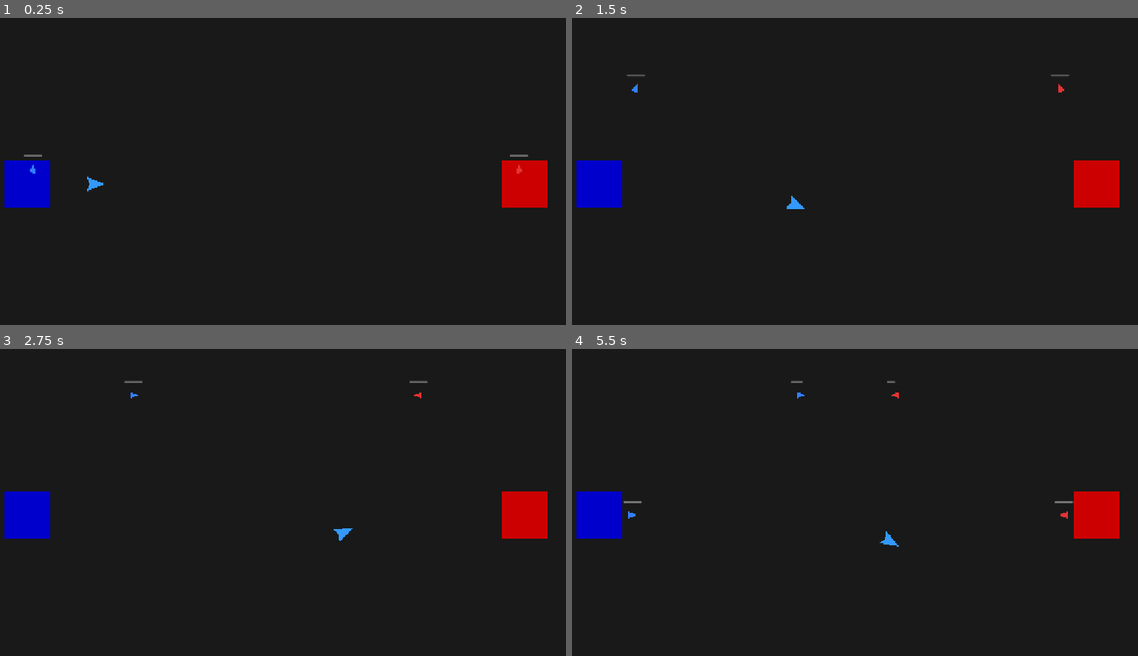
Above: before the commit, frames 1-4 (two rows, left to right).
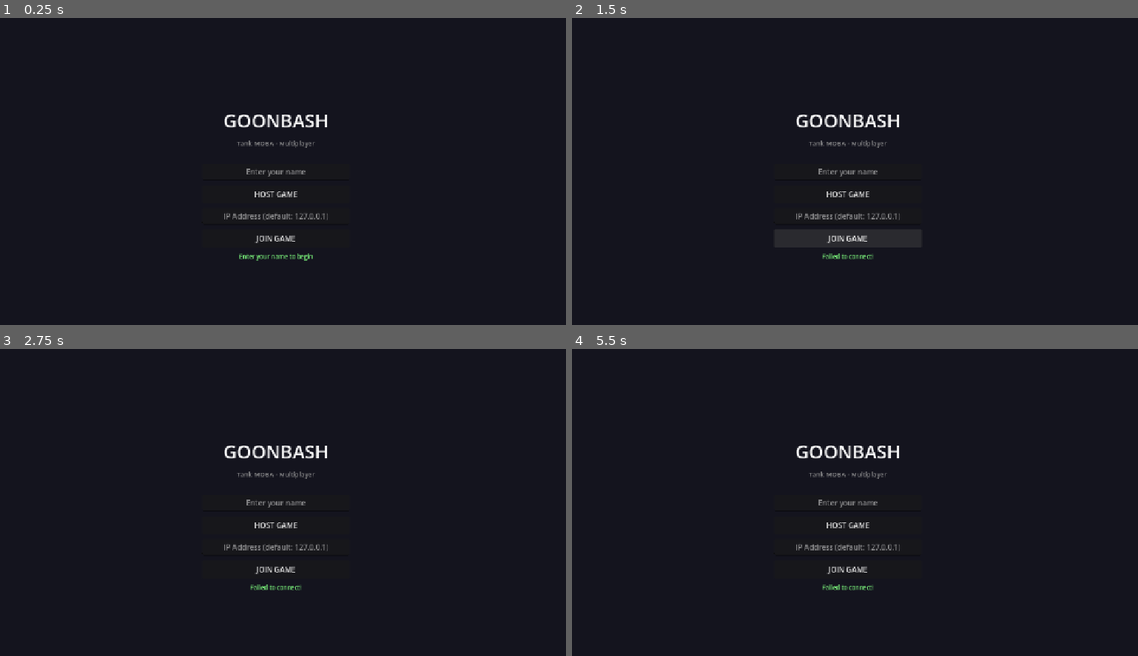
Above: after the commit, the same moments.

Repository: kfred123/goonbash
Game: Godot game, scene res://scenes/Lobby.tscn
The game is run twice, just before and just after one commit, with the same random seed, the same clock (stepped at 60 frames per second) and the same inputs. Before the commit the project starts from res://scenes/MainMap.tscn.
Inputs (mouse positions are in pixels of both pictures, inside the frame that each line leads up to):
- Up to frame 1 (0.25 s): no input
- Up to frame 2 (1.5 s): click (849, 192) at 0.5 s, where only the run after the commit has a clickable "HOST GAME"; click (849, 239) at 1.25 s, where only the run after the commit has a clickable "JOIN GAME"
- Up to frame 3 (2.75 s): move the mouse to (407, 499) at 2.02 s; click (407, 499) at 2.17 s
- Up to frame 4 (5.5 s): move the mouse to (730, 530) at 2.77 s; click (730, 530) at 2.92 s; move the mouse to (905, 441) at 3.52 s; click (905, 441) at 3.67 s; move the mouse to (821, 582) at 4.27 s; click (821, 582) at 4.42 s; move the mouse to (1024, 563) at 5.02 s; click (1024, 563) at 5.17 s

The runs differ from the first frame. In frame 1, 3.8% of the frame differs, in the area x 0-97%, y 31-80%; in frame 2, 3.8%; in frame 3, 3.8%; in frame 4, 3.9%, in the area x 0-97%, y 10-79%.

Commit message:
Multiplayer

Diff:
--- a/project.godot
+++ b/project.godot
@@ -15,12 +15,13 @@
 [application]
 
 config/name="GoonBash"
-run/main_scene="res://scenes/MainMap.tscn"
-config/features=PackedStringArray("4.3", "Forward Plus")
+run/main_scene="res://scenes/Lobby.tscn"
+config/features=PackedStringArray("4.6", "Forward Plus")
 
 [autoload]
 
 ResourceManager="*res://scripts/ResourceManager.gd"
+NetworkManager="*res://scripts/NetworkManager.gd"
 
 [display]
 
--- /dev/null
+++ b/scenes/Lobby.tscn
@@ -0,0 +1,182 @@
+[gd_scene load_steps=2 format=3]
+
+[ext_resource type="Script" path="res://scripts/Lobby.gd" id="1"]
+
+[node name="Lobby" type="Control"]
+layout_mode = 3
+anchors_preset = 15
+anchor_right = 1.0
+anchor_bottom = 1.0
+grow_horizontal = 2
+grow_vertical = 2
+script = ExtResource("1")
+
+[node name="Background" type="ColorRect" parent="."]
+layout_mode = 1
+anchors_preset = 15
+anchor_right = 1.0
+anchor_bottom = 1.0
+color = Color(0.08, 0.08, 0.12, 1)
+
+[node name="ConnectScreen" type="VBoxContainer" parent="."]
+layout_mode = 1
+anchors_preset = 8
+anchor_left = 0.5
+anchor_top = 0.5
+anchor_right = 0.5
+anchor_bottom = 0.5
+offset_left = -160.0
+offset_top = -160.0
+offset_right = 160.0
+offset_bottom = 160.0
+grow_horizontal = 2
+grow_vertical = 2
+theme_override_constants/separation = 12
+
+[node name="Title" type="Label" parent="ConnectScreen"]
+layout_mode = 2
+theme_override_font_sizes/font_size = 40
+text = "GOONBASH"
+horizontal_alignment = 1
+
+[node name="Subtitle" type="Label" parent="ConnectScreen"]
+layout_mode = 2
+theme_override_font_sizes/font_size = 14
+text = "Tank MOBA - Multiplayer"
+horizontal_alignment = 1
+modulate = Color(0.6, 0.6, 0.6, 1)
+
+[node name="Spacer1" type="Control" parent="ConnectScreen"]
+layout_mode = 2
+custom_minimum_size = Vector2(0, 10)
+
+[node name="VBox" type="VBoxContainer" parent="ConnectScreen"]
+layout_mode = 2
+theme_override_constants/separation = 10
+
+[node name="NameInput" type="LineEdit" parent="ConnectScreen/VBox"]
+layout_mode = 2
+custom_minimum_size = Vector2(0, 36)
+placeholder_text = "Enter your name"
+alignment = 1
+
+[node name="HostButton" type="Button" parent="ConnectScreen/VBox"]
+layout_mode = 2
+custom_minimum_size = Vector2(0, 40)
+text = "HOST GAME"
+
+[node name="IPInput" type="LineEdit" parent="ConnectScreen/VBox"]
+layout_mode = 2
+custom_minimum_size = Vector2(0, 36)
+placeholder_text = "IP Address (default: 127.0.0.1)"
+alignment = 1
+
+[node name="JoinButton" type="Button" parent="ConnectScreen/VBox"]
+layout_mode = 2
+custom_minimum_size = Vector2(0, 40)
+text = "JOIN GAME"
+
+[node name="StatusLabel" type="Label" parent="ConnectScreen/VBox"]
+layout_mode = 2
+theme_override_font_sizes/font_size = 13
+text = "Enter your name to begin"
+horizontal_alignment = 1
+modulate = Color(0.5, 1, 0.5, 1)
+
+[node name="LobbyScreen" type="VBoxContainer" parent="."]
+visible = false
+layout_mode = 1
+anchors_preset = 15
+anchor_right = 1.0
+anchor_bottom = 1.0
+offset_left = 40.0
+offset_top = 20.0
+offset_right = -40.0
+offset_bottom = -20.0
+grow_horizontal = 2
+grow_vertical = 2
+theme_override_constants/separation = 16
+
+[node name="LobbyTitle" type="Label" parent="LobbyScreen"]
+layout_mode = 2
+theme_override_font_sizes/font_size = 28
+text = "TEAM SELECT"
+horizontal_alignment = 1
+
+[node name="Teams" type="HBoxContainer" parent="LobbyScreen"]
+layout_mode = 2
+size_flags_vertical = 3
+theme_override_constants/separation = 20
+
+[node name="BluePanel" type="PanelContainer" parent="LobbyScreen/Teams"]
+layout_mode = 2
+size_flags_horizontal = 3
+
+[node name="BlueVBox" type="VBoxContainer" parent="LobbyScreen/Teams/BluePanel"]
+layout_mode = 2
+theme_override_constants/separation = 8
+
+[node name="BlueTitle" type="Label" parent="LobbyScreen/Teams/BluePanel/BlueVBox"]
+layout_mode = 2
+theme_override_font_sizes/font_size = 22
+text = "BLUE TEAM"
+horizontal_alignment = 1
+modulate = Color(0.3, 0.6, 1, 1)
+
+[node name="BlueSep" type="HSeparator" parent="LobbyScreen/Teams/BluePanel/BlueVBox"]
+layout_mode = 2
+
+[node name="BlueList" type="VBoxContainer" parent="LobbyScreen/Teams/BluePanel/BlueVBox"]
+layout_mode = 2
+size_flags_vertical = 3
+theme_override_constants/separation = 6
+
+[node name="RedPanel" type="PanelContainer" parent="LobbyScreen/Teams"]
+layout_mode = 2
+size_flags_horizontal = 3
+
+[node name="RedVBox" type="VBoxContainer" parent="LobbyScreen/Teams/RedPanel"]
+layout_mode = 2
+theme_override_constants/separation = 8
+
+[node name="RedTitle" type="Label" parent="LobbyScreen/Teams/RedPanel/RedVBox"]
+layout_mode = 2
+theme_override_font_sizes/font_size = 22
+text = "RED TEAM"
+horizontal_alignment = 1
+modulate = Color(1, 0.3, 0.3, 1)
+
+[node name="RedSep" type="HSeparator" parent="LobbyScreen/Teams/RedPanel/RedVBox"]
+layout_mode = 2
+
+[node name="RedList" type="VBoxContainer" parent="LobbyScreen/Teams/RedPanel/RedVBox"]
+layout_mode = 2
+size_flags_vertical = 3
+theme_override_constants/separation = 6
+
+[node name="Buttons" type="HBoxContainer" parent="LobbyScreen"]
+layout_mode = 2
+alignment = 1
+theme_override_constants/separation = 20
+
+[node name="JoinBlueButton" type="Button" parent="LobbyScreen/Buttons"]
+layout_mode = 2
+custom_minimum_size = Vector2(140, 40)
+text = "JOIN BLUE"
+
+[node name="JoinRedButton" type="Button" parent="LobbyScreen/Buttons"]
+layout_mode = 2
+custom_minimum_size = Vector2(140, 40)
+text = "JOIN RED"
+
+[node name="StartButton" type="Button" parent="LobbyScreen/Buttons"]
+layout_mode = 2
+custom_minimum_size = Vector2(160, 40)
+text = "START GAME"
+
+[node name="LobbyStatus" type="Label" parent="LobbyScreen"]
+layout_mode = 2
+theme_override_font_sizes/font_size = 14
+text = "Waiting for players..."
+horizontal_alignment = 1
+modulate = Color(0.7, 0.7, 0.7, 1)
--- a/scenes/MainMap.tscn
+++ b/scenes/MainMap.tscn
@@ -1,7 +1,7 @@
 [gd_scene load_steps=7 format=3]
 
-[ext_resource type="PackedScene" path="res://scenes/PlayerTank.tscn" id="1_tank"]
 [ext_resource type="PackedScene" path="res://scenes/Base.tscn" id="2_base"]
+[ext_resource type="Script" path="res://scripts/MainMap.gd" id="3_script"]
 
 [sub_resource type="NavigationPolygon" id="NavigationPolygon_1"]
 vertices = PackedVector2Array(0, 0, 1280, 0, 1280, 720, 0, 720)
@@ -28,6 +28,7 @@
 point_count = 4
 
 [node name="MainMap" type="Node2D"]
+script = ExtResource("3_script")
 
 [node name="Camera2D" type="Camera2D" parent="."]
 position = Vector2(640, 360)
@@ -59,6 +60,3 @@
 [node name="EnemyBase" parent="." instance=ExtResource("2_base")]
 position = Vector2(1180, 360)
 team = "red"
-
-[node name="PlayerTank" parent="." instance=ExtResource("1_tank")]
-position = Vector2(250, 360)
--- a/scripts/BaseLogic.gd
+++ b/scripts/BaseLogic.gd
@@ -16,14 +16,19 @@
 		add_to_group("player_base")
 		$Polygon2D.color = Color(0, 0, 0.8)
 
-	# Spawn first minion once the tree is fully ready
-	call_deferred("_on_spawn_timer_timeout")
+	# Only the server spawns minions
+	if not multiplayer.has_multiplayer_peer() or multiplayer.is_server():
+		call_deferred("_on_spawn_timer_timeout")
 
-	var timer = Timer.new()
-	timer.wait_time = spawn_rate
-	timer.autostart = true
-	timer.timeout.connect(_on_spawn_timer_timeout)
-	add_child(timer)
+	# Only the server runs the spawn timer
+	if not multiplayer.has_multiplayer_peer() or multiplayer.is_server():
+		var timer = Timer.new()
+		timer.wait_time = spawn_rate
+		timer.autostart = true
+		timer.timeout.connect(_on_spawn_timer_timeout)
+		add_child(timer)
+
+var _spawn_counter: int = 0
 
 func _on_spawn_timer_timeout():
 	var scene = ResourceManager.minion_scene
@@ -36,17 +41,37 @@
 		print("[%s] ERROR: No lanes found in group 'lanes'" % team)
 		return
 
-	var chosen_lane = lanes[lane_index % lanes.size()]
+	var chosen_lane_index = lane_index % lanes.size()
 	lane_index += 1
+	_spawn_counter += 1
 
+	var minion_name = "%s_minion_%d" % [team, _spawn_counter]
+
+	# Spawn locally (server)
+	_do_spawn_minion(minion_name, chosen_lane_index, team, global_position)
+
+	# Spawn on all clients
+	if multiplayer.has_multiplayer_peer():
+		_rpc_spawn_minion.rpc(minion_name, chosen_lane_index, team, global_position)
+
+@rpc("authority", "reliable")
+func _rpc_spawn_minion(minion_name: String, lane_idx: int, minion_team: String, spawn_pos: Vector2):
+	_do_spawn_minion(minion_name, lane_idx, minion_team, spawn_pos)
+
+func _do_spawn_minion(minion_name: String, lane_idx: int, minion_team: String, spawn_pos: Vector2):
+	var scene = ResourceManager.minion_scene
+	if not scene:
+		return
+
+	var lanes = get_tree().get_nodes_in_group("lanes")
+	if lane_idx >= lanes.size():
+		return
+
+	var chosen_lane = lanes[lane_idx]
 	var minion = scene.instantiate()
-	minion.global_position = global_position
-
-	# Reverse the lane points if it's the enemy team (red)
-	# For simplicity, we'll just pass the lane and the minion will handle it
-	# Based on team, they either follow path forwards or backwards
-	minion.setup_lane(chosen_lane, team)
-
+	minion.name = minion_name
+	minion.global_position = spawn_pos
+	minion.setup_lane(chosen_lane, minion_team)
 	get_parent().add_child(minion)
 
 func take_damage(amount: float):
--- /dev/null
+++ b/scripts/Lobby.gd
@@ -0,0 +1,117 @@
+extends Control
+
+# --- Connect Screen ---
+@onready var connect_screen = $ConnectScreen
+@onready var name_input = $ConnectScreen/VBox/NameInput
+@onready var host_button = $ConnectScreen/VBox/HostButton
+@onready var ip_input = $ConnectScreen/VBox/IPInput
+@onready var join_button = $ConnectScreen/VBox/JoinButton
+@onready var connect_status = $ConnectScreen/VBox/StatusLabel
+
+# --- Team Lobby Screen ---
+@onready var lobby_screen = $LobbyScreen
+@onready var blue_list = $LobbyScreen/Teams/BluePanel/BlueVBox/BlueList
+@onready var red_list = $LobbyScreen/Teams/RedPanel/RedVBox/RedList
+@onready var join_blue_btn = $LobbyScreen/Buttons/JoinBlueButton
+@onready var join_red_btn = $LobbyScreen/Buttons/JoinRedButton
+@onready var start_button = $LobbyScreen/Buttons/StartButton
+@onready var lobby_status = $LobbyScreen/LobbyStatus
+
+func _ready():
+	lobby_screen.visible = false
+	connect_screen.visible = true
+
+	host_button.pressed.connect(_on_host_pressed)
+	join_button.pressed.connect(_on_join_pressed)
+	join_blue_btn.pressed.connect(_on_join_blue)
+	join_red_btn.pressed.connect(_on_join_red)
+	start_button.pressed.connect(_on_start_pressed)
+
+	NetworkManager.connection_succeeded.connect(_on_connection_succeeded)
+	NetworkManager.connection_failed.connect(_on_connection_failed)
+	NetworkManager.player_list_changed.connect(_update_player_lists)
+
+func _get_player_name() -> String:
+	var n = name_input.text.strip_edges()
+	if n == "":
+		n = "Player_%d" % randi_range(100, 999)
+	return n
+
+# --- Connect Screen ---
+
+func _on_host_pressed():
+	var pname = _get_player_name()
+	connect_status.text = "Starting server as %s..." % pname
+	if NetworkManager.host_game(pname):
+		_show_lobby()
+	else:
+		connect_status.text = "Failed to start server!"
+
+func _on_join_pressed():
+	var pname = _get_player_name()
+	var ip = ip_input.text.strip_edges()
+	if ip == "":
+		ip = "127.0.0.1"
+	connect_status.text = "Connecting to %s..." % ip
+	if not NetworkManager.join_game(ip, pname):
+		connect_status.text = "Failed to connect!"
+
+func _on_connection_succeeded():
+	_show_lobby()
+
+func _on_connection_failed():
+	connect_status.text = "Connection failed! Try again."
+
+# --- Team Lobby ---
+
+func _show_lobby():
+	connect_screen.visible = false
+	lobby_screen.visible = true
+	start_button.visible = NetworkManager.is_host()
+	_update_player_lists()
+
+func _update_player_lists():
+	# Clear lists
+	for child in blue_list.get_children():
+		child.queue_free()
+	for child in red_list.get_children():
+		child.queue_free()
+
+	var blue_players = NetworkManager.get_team_players("blue")
+	var red_players = NetworkManager.get_team_players("red")
+
+	for p in blue_players:
+		var label = Label.new()
+		label.text = p["name"]
+		label.horizontal_alignment = HORIZONTAL_ALIGNMENT_CENTER
+		if p["id"] == multiplayer.get_unique_id():
+			label.text += " (You)"
+			label.add_theme_color_override("font_color", Color(0.4, 0.8, 1.0))
+		blue_list.add_child(label)
+
+	for p in red_players:
+		var label = Label.new()
+		label.text = p["name"]
+		label.horizontal_alignment = HORIZONTAL_ALIGNMENT_CENTER
+		if p["id"] == multiplayer.get_unique_id():
+			label.text += " (You)"
+			label.add_theme_color_override("font_color", Color(1.0, 0.5, 0.5))
+		red_list.add_child(label)
+
+	lobby_status.text = "%d Blue vs %d Red" % [blue_players.size(), red_players.size()]
+
+func _on_join_blue():
+	if NetworkManager.is_host():
+		NetworkManager.switch_team("blue")
+	else:
+		NetworkManager._request_team_change.rpc_id(1, "blue")
+
+func _on_join_red():
+	if NetworkManager.is_host():
+		NetworkManager.switch_team("red")
+	else:
+		NetworkManager._request_team_change.rpc_id(1, "red")
+
+func _on_start_pressed():
+	if NetworkManager.is_host():
+		NetworkManager.start_game()
--- /dev/null
+++ b/scripts/MainMap.gd
@@ -0,0 +1,42 @@
+extends Node2D
+
+const BLUE_SPAWN = Vector2(200, 360)
+const RED_SPAWN = Vector2(1080, 360)
+const SPAWN_SPREAD = 60.0
+
+func _ready():
+	# Small delay to ensure all peers have loaded the scene
+	await get_tree().create_timer(0.3).timeout
+	_spawn_players()
+
+func _spawn_players():
+	var tank_scene = ResourceLoader.load("res://scenes/PlayerTank.tscn")
+	if not tank_scene:
+		print("[MainMap] ERROR: Could not load PlayerTank.tscn")
+		return
+
+	var blue_index = 0
+	var red_index = 0
+
+	for peer_id in NetworkManager.players:
+		var info = NetworkManager.players[peer_id]
+		var tank = tank_scene.instantiate()
+		tank.name = "Player_%d" % peer_id
+
+		# Position based on team with spread
+		if info["team"] == "blue":
+			tank.position = BLUE_SPAWN + Vector2(0, (blue_index - 1) * SPAWN_SPREAD)
+			blue_index += 1
+		else:
+			tank.position = RED_SPAWN + Vector2(0, (red_index - 1) * SPAWN_SPREAD)
+			red_index += 1
+
+		tank.set_team(info["team"])
+		add_child(tank)
+
+		# Each player controls their own tank
+		tank.set_multiplayer_authority(peer_id)
+
+		print("[MainMap] Spawned %s (ID:%d) on %s team" % [info["name"], peer_id, info["team"]])
+
+	print("[MainMap] Total players spawned: %d" % NetworkManager.players.size())
--- a/scripts/MinionAI.gd
+++ b/scripts/MinionAI.gd
@@ -33,6 +33,10 @@
 	return team
 
 func _physics_process(delta):
+	# Only run AI on the server (or singleplayer)
+	if multiplayer.has_multiplayer_peer() and not multiplayer.is_server():
+		return
+
 	match current_state:
 		State.MOVING:
 			handle_moving_state(delta)
@@ -88,18 +92,27 @@
 		attack_timer = fire_rate
 
 func shoot():
+	var dir = (current_target.global_position - global_position).normalized()
+	var spawn_pos = global_position + dir * 25
+	_do_spawn_bullet(team, dir, spawn_pos)
+	if multiplayer.has_multiplayer_peer():
+		_rpc_spawn_bullet.rpc(team, dir, spawn_pos)
+	print("[%s] Bullet fired at %s" % [team, current_target.name])
+
+@rpc("authority", "reliable")
+func _rpc_spawn_bullet(bullet_team: String, dir: Vector2, spawn_pos: Vector2):
+	_do_spawn_bullet(bullet_team, dir, spawn_pos)
+
+func _do_spawn_bullet(bullet_team: String, dir: Vector2, spawn_pos: Vector2):
 	var scene = ResourceManager.bullet_scene
 	if not scene:
-		print("[%s] ERROR: ResourceManager bullet_scene is NULL" % team)
 		return
 	var b = scene.instantiate()
-	b.team = team
-	b.direction = (current_target.global_position - global_position).normalized()
-	b.rotation = b.direction.angle()
-	# Spawn slightly in front of the minion
-	b.global_position = global_position + b.direction * 25
+	b.team = bullet_team
+	b.direction = dir
+	b.rotation = dir.angle()
+	b.global_position = spawn_pos
 	get_parent().add_child(b)
-	print("[%s] Bullet fired at %s" % [team, current_target.name])
 
 func _find_new_target():
 	var bodies = $DetectionArea.get_overlapping_bodies()
@@ -139,8 +152,17 @@
 		health_bar.value = health
 		health_bar.top_level = true
 
-	# Initialize bullet scene here to ensure it's loaded
-	# Removed local loading of bullet_scene and associated print statements.
+	# Server is authority for all minions
+	if multiplayer.has_multiplayer_peer():
+		set_multiplayer_authority(1)
+		var sync = MultiplayerSynchronizer.new()
+		sync.name = "MultiplayerSync"
+		var config = SceneReplicationConfig.new()
+		config.add_property(NodePath(".:position"))
+		config.add_property(NodePath(".:rotation"))
+		config.add_property(NodePath(".:visible"))
+		sync.replication_config = config
+		add_child(sync)
 
 func _process(_delta):
 	if is_instance_valid(health_bar):
--- /dev/null
+++ b/scripts/NetworkManager.gd
@@ -0,0 +1,146 @@
+extends Node
+
+signal player_list_changed()
+signal all_players_ready()
+signal game_starting()
+signal connection_failed()
+signal connection_succeeded()
+
+const PORT = 9999
+const MAX_CLIENTS = 7  # + host = 8 players max
+
+var player_name: String = ""
+# Dictionary of peer_id -> { "name": String, "team": String }
+var players: Dictionary = {}
+
+func _ready():
+	multiplayer.peer_connected.connect(_on_peer_connected)
+	multiplayer.peer_disconnected.connect(_on_peer_disconnected)
+	multiplayer.connected_to_server.connect(_on_connected_to_server)
+	multiplayer.connection_failed.connect(_on_connection_failed)
+
+func host_game(host_name: String):
+	player_name = host_name
+	var peer = ENetMultiplayerPeer.new()
+	var error = peer.create_server(PORT, MAX_CLIENTS)
+	if error:
+		print("[Network] Failed to create server: %s" % error)
+		return false
+
+	multiplayer.multiplayer_peer = peer
+	# Register host as player
+	players[1] = { "name": host_name, "team": "blue" }
+	player_list_changed.emit()
+	print("[Network] Server started. Host: %s" % host_name)
+	return true
+
+func join_game(ip: String, join_name: String):
+	player_name = join_name
+	var peer = ENetMultiplayerPeer.new()
+	var error = peer.create_client(ip, PORT)
+	if error:
+		print("[Network] Failed to connect: %s" % error)
+		connection_failed.emit()
+		return false
+
+	multiplayer.multiplayer_peer = peer
+	print("[Network] Connecting to %s as %s..." % [ip, join_name])
+	return true
+
+func get_my_team() -> String:
+	var my_id = multiplayer.get_unique_id()
+	if players.has(my_id):
+		return players[my_id]["team"]
+	return "blue"
+
+func is_host() -> bool:
+	return multiplayer.is_server()
+
+func switch_team(new_team: String):
+	var my_id = multiplayer.get_unique_id()
+	if players.has(my_id):
+		players[my_id]["team"] = new_team
+		# Notify all peers
+		_sync_players_to_all()
+
+func get_team_players(team: String) -> Array:
+	var result = []
+	for pid in players:
+		if players[pid]["team"] == team:
+			result.append({ "id": pid, "name": players[pid]["name"] })
+	return result
+
+# --- RPCs ---
+
+@rpc("any_peer", "reliable")
+func _register_player(peer_name: String):
+	var sender_id = multiplayer.get_remote_sender_id()
+	players[sender_id] = { "name": peer_name, "team": "red" }
+	print("[Network] Player registered: %s (ID: %d)" % [peer_name, sender_id])
+	# Sync updated list to everyone
+	_sync_players_to_all()
+
+@rpc("any_peer", "reliable")
+func _request_team_change(new_team: String):
+	var sender_id = multiplayer.get_remote_sender_id()
+	if players.has(sender_id):
+		players[sender_id]["team"] = new_team
+		print("[Network] %s switched to %s" % [players[sender_id]["name"], new_team])
+		_sync_players_to_all()
+
+@rpc("authority", "reliable")
+func _receive_player_list(serialized: String):
+	var parsed = JSON.parse_string(serialized)
+	if parsed == null:
+		return
+	# Convert string keys back to ints
+	players.clear()
+	for key in parsed:
+		players[int(key)] = parsed[key]
+	player_list_changed.emit()
+
+@rpc("authority", "reliable")
+func _start_game_rpc():
+	game_starting.emit()
+	get_tree().change_scene_to_file("res://scenes/MainMap.tscn")
+
+func start_game():
+	if not multiplayer.is_server():
+		return
+	# Start on all clients
+	_start_game_rpc.rpc()
+	# Start locally
+	game_starting.emit()
+	get_tree().change_scene_to_file("res://scenes/MainMap.tscn")
+
+func _sync_players_to_all():
+	player_list_changed.emit()
+	if multiplayer.is_server():
+		# Serialize: convert int keys to strings for JSON
+		var data = {}
+		for pid in players:
+			data[str(pid)] = players[pid]
+		var json = JSON.stringify(data)
+		_receive_player_list.rpc(json)
+
+# --- Signal Handlers ---
+
+func _on_peer_connected(id):
+	print("[Network] Peer connected: %d" % id)
+
+func _on_peer_disconnected(id):
+	print("[Network] Peer disconnected: %d" % id)
+	if players.has(id):
+		players.erase(id)
+		_sync_players_to_all()
+
+func _on_connected_to_server():
+	var my_id = multiplayer.get_unique_id()
+	print("[Network] Connected! My ID: %d" % my_id)
+	connection_succeeded.emit()
+	# Register with the host
+	_register_player.rpc_id(1, player_name)
+
+func _on_connection_failed():
+	print("[Network] Connection failed!")
+	connection_failed.emit()
--- a/scripts/PlayerTank.gd
+++ b/scripts/PlayerTank.gd
@@ -5,13 +5,22 @@
 @export var attack_range: float = 250.0
 @export var fire_rate: float = 0.5
 
-func get_team():
-	return "blue"
-
+var team: String = "blue"
 var target_position: Vector2 = Vector2.ZERO
 var moving: bool = false
 var current_target: Node2D = null
 var attack_timer: float = 0.0
+
+func get_team():
+	return team
+
+func set_team(t: String):
+	team = t
+	if has_node("Polygon2D"):
+		if team == "blue":
+			$Polygon2D.color = Color(0.2, 0.6, 1.0, 1.0)
+		else:
+			$Polygon2D.color = Color(0.9, 0.3, 0.3, 1.0)
 
 func _ready():
 	target_position = global_position
@@ -30,8 +39,18 @@
 	detection.body_entered.connect(_on_enemy_entered)
 	detection.body_exited.connect(_on_enemy_exited)
 
+	# Setup multiplayer sync for position and rotation
+	if multiplayer.has_multiplayer_peer():
+		var sync = MultiplayerSynchronizer.new()
+		sync.name = "MultiplayerSync"
+		var config = SceneReplicationConfig.new()
+		config.add_property(NodePath(".:position"))
+		config.add_property(NodePath(".:rotation"))
+		sync.replication_config = config
+		add_child(sync)
+
 func _on_enemy_entered(body):
-	if body.has_method("get_team") and body.get_team() != "blue":
+	if body.has_method("get_team") and body.get_team() != team:
 		if not is_instance_valid(current_target):
 			current_target = body
 
@@ -41,15 +60,16 @@
 		_find_new_target()
 
 func _find_new_target():
-	var detection = $DetectionArea
-	if not detection:
+	if not has_node("DetectionArea"):
 		return
-	for body in detection.get_overlapping_bodies():
-		if body.has_method("get_team") and body.get_team() != "blue":
+	for body in $DetectionArea.get_overlapping_bodies():
+		if body.has_method("get_team") and body.get_team() != team:
 			current_target = body
 			return
 
 func _input(event):
+	if not is_multiplayer_authority():
+		return
 	if event is InputEventMouseButton:
 		if event.button_index == MOUSE_BUTTON_LEFT and event.pressed:
 			target_position = get_global_mouse_position()
@@ -60,43 +80,51 @@
 			moving = true
 
 func shoot_at(target: Node2D):
+	var dir = (target.global_position - global_position).normalized()
+	var spawn_pos = global_position + dir * 25
+	_do_spawn_bullet(team, dir, spawn_pos)
+	if multiplayer.has_multiplayer_peer():
+		_rpc_spawn_bullet.rpc(team, dir, spawn_pos)
+
+@rpc("any_peer", "reliable")
+func _rpc_spawn_bullet(bullet_team: String, dir: Vector2, spawn_pos: Vector2):
+	_do_spawn_bullet(bullet_team, dir, spawn_pos)
+
+func _do_spawn_bullet(bullet_team: String, dir: Vector2, spawn_pos: Vector2):
 	var scene = ResourceManager.bullet_scene
 	if not scene:
 		return
 	var bullet = scene.instantiate()
-	bullet.team = "blue"
-	bullet.direction = (target.global_position - global_position).normalized()
-	bullet.rotation = bullet.direction.angle()
-	bullet.global_position = global_position + bullet.direction * 25
+	bullet.team = bullet_team
+	bullet.direction = dir
+	bullet.rotation = dir.angle()
+	bullet.global_position = spawn_pos
 	get_parent().add_child(bullet)
 
 func _physics_process(delta):
-	# Auto-shoot at current target
-	if is_instance_valid(current_target):
-		attack_timer -= delta
-		if attack_timer <= 0:
-			shoot_at(current_target)
-			attack_timer = fire_rate
-	else:
-		_find_new_target()
+	# Auto-shoot at current target (authority only)
+	if is_multiplayer_authority():
+		if is_instance_valid(current_target):
+			attack_timer -= delta
+			if attack_timer <= 0:
+				shoot_at(current_target)
+				attack_timer = fire_rate
+		else:
+			_find_new_target()
 
-	# Movement
-	if moving:
-		var direction = (target_position - global_position).normalized()
-		var distance = global_position.distance_to(target_position)
+		# Movement
+		if moving:
+			var direction = (target_position - global_position).normalized()
+			var distance = global_position.distance_to(target_position)
 
-		if distance > 5:
-			velocity = direction * speed
-
-			# Smooth rotation towards target
-			var target_angle = direction.angle()
-			rotation = lerp_angle(rotation, target_angle, rotation_speed * delta)
-
-			move_and_slide()
-		else:
-			moving = false
-			velocity = Vector2.ZERO
-	elif is_instance_valid(current_target):
-		# Face the target when not moving
-		var dir = (current_target.global_position - global_position).normalized()
-		rotation = lerp_angle(rotation, dir.angle(), rotation_speed * delta)
+			if distance > 5:
+				velocity = direction * speed
+				var target_angle = direction.angle()
+				rotation = lerp_angle(rotation, target_angle, rotation_speed * delta)
+				move_and_slide()
+			else:
+				moving = false
+				velocity = Vector2.ZERO
+		elif is_instance_valid(current_target):
+			var dir = (current_target.global_position - global_position).normalized()
+			rotation = lerp_angle(rotation, dir.angle(), rotation_speed * delta)
Not shown, added: scripts/Lobby.gd.uid
Not shown, added: scripts/MainMap.gd.uid
Not shown, added: scripts/NetworkManager.gd.uid
